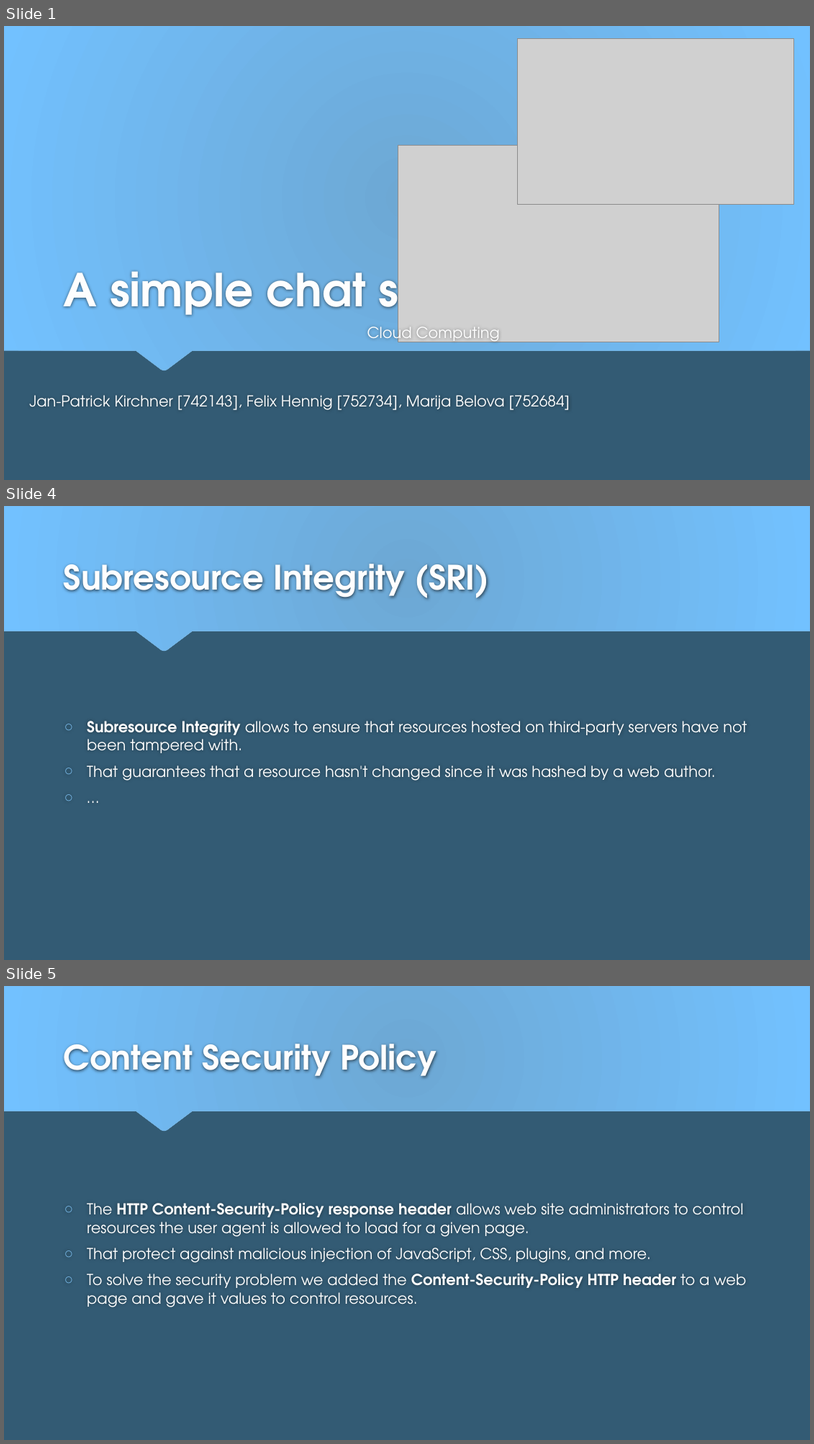
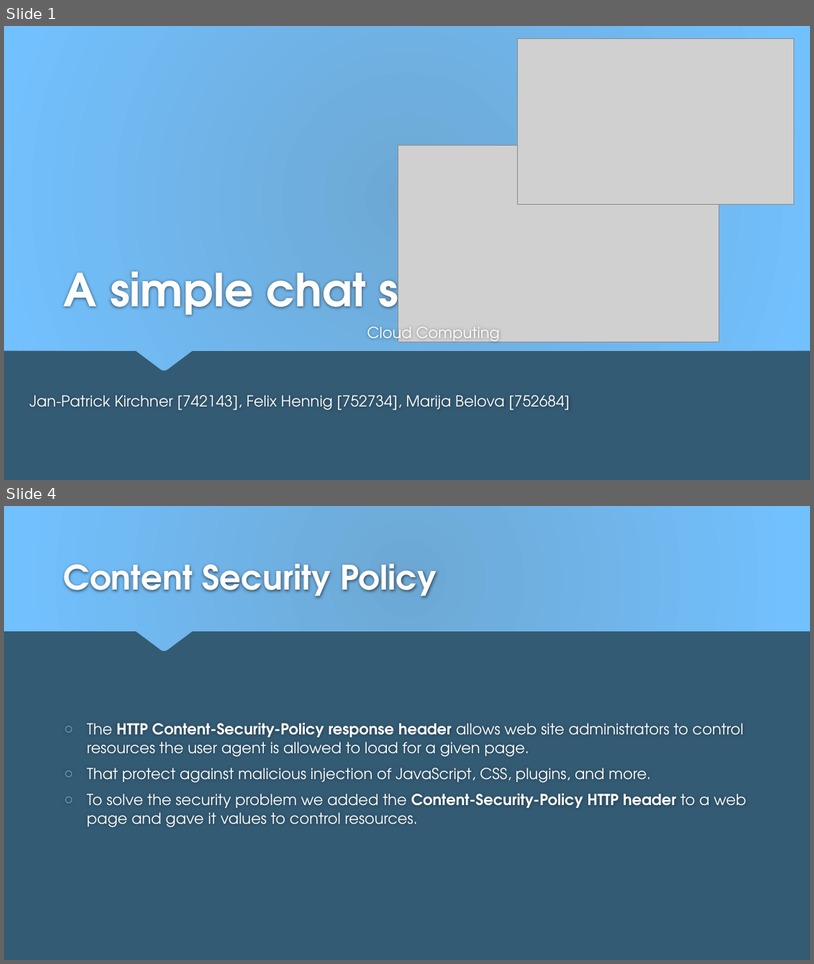
Before and after one commit to FelixHen/SCIBM, a slide deck: Presentation3/MarijaBelova752684_Jan-PatrickKirchner742143_FelixHennig752734.pptx. Shown one above the other, each under a label of ours: slides 1, 4 and 5 before the commit, slides 1 and 4 after it; the slides between them are not shown. The pictures are 814x1444 and 814x964 pixels, drawn with LibreOffice and Linux fonts; fonts in the diff are those of the drawing; grey boxes stand for pictures. Boxes give left, top, right and bottom in pixels: in the first picture for what was removed or moved away, otherwise in the second. Text is boxed around its words. In the diff, an @@ line names an element or a change of style, - is before the commit and + after.

```diff
--- a/Presentation3/MarijaBelova752684_Jan-PatrickKirchner742143_FelixHennig752734.pptx
+++ b/Presentation3/MarijaBelova752684_Jan-PatrickKirchner742143_FelixHennig752734.pptx
@@ slide 4 removed at [4,506,810,960], background #335B74; not listed: 1 template element that a slide beside it also shows @@
@@ title removed at [64,564,490,599] @@
-Subresource Integrity (SRI)
@@ text removed at [87,721,747,780] @@
-○ Subresource Integrity allows to ensure that resources hosted on third-party servers have not been tampered with.
-○ That guarantees that a resource hasn't changed since it was hashed by a web author.
-○ …
@@ what was slide 5 is now slide 4 @@
```
Also in this commit, not shown: 2 slides changed, 2 other files.
